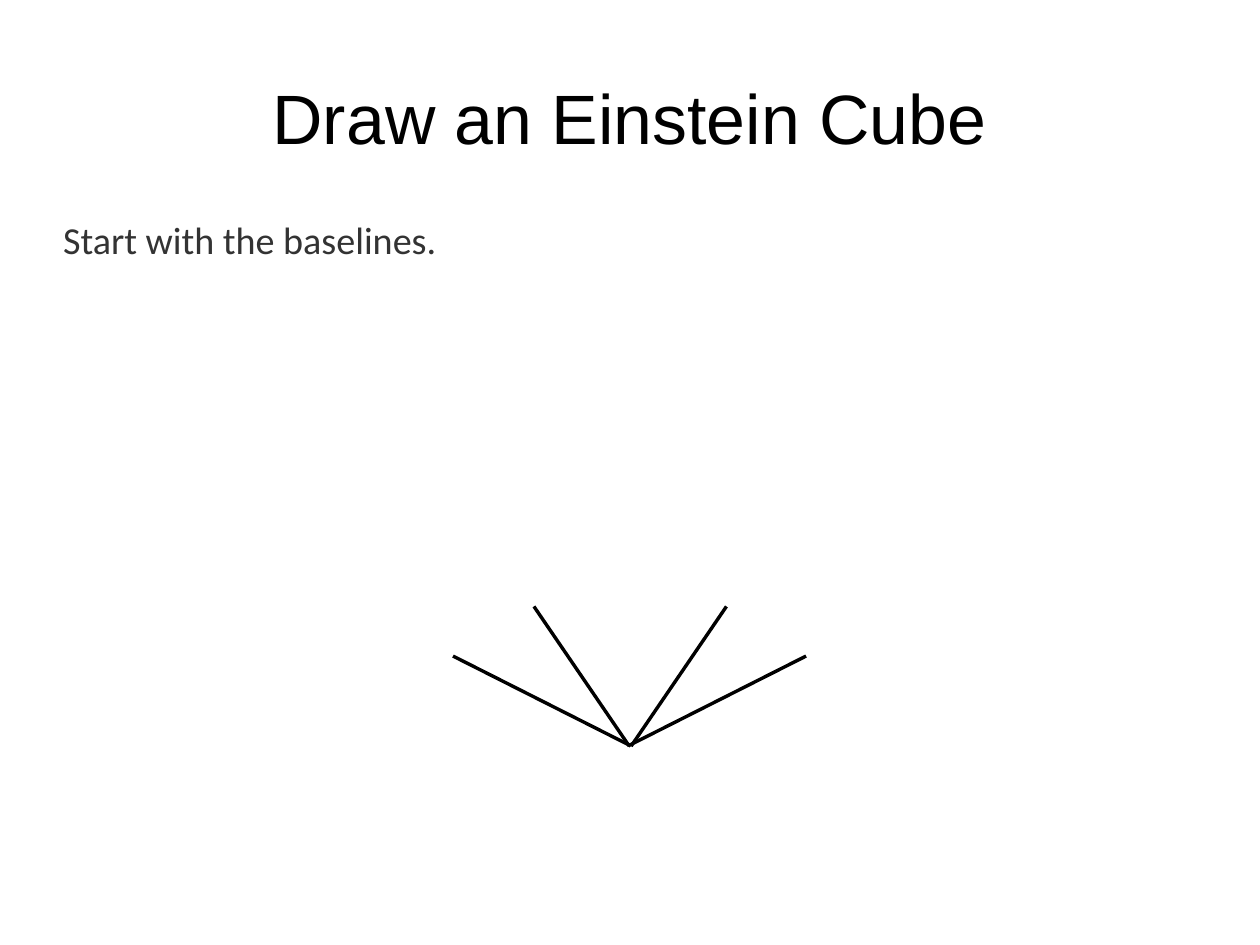
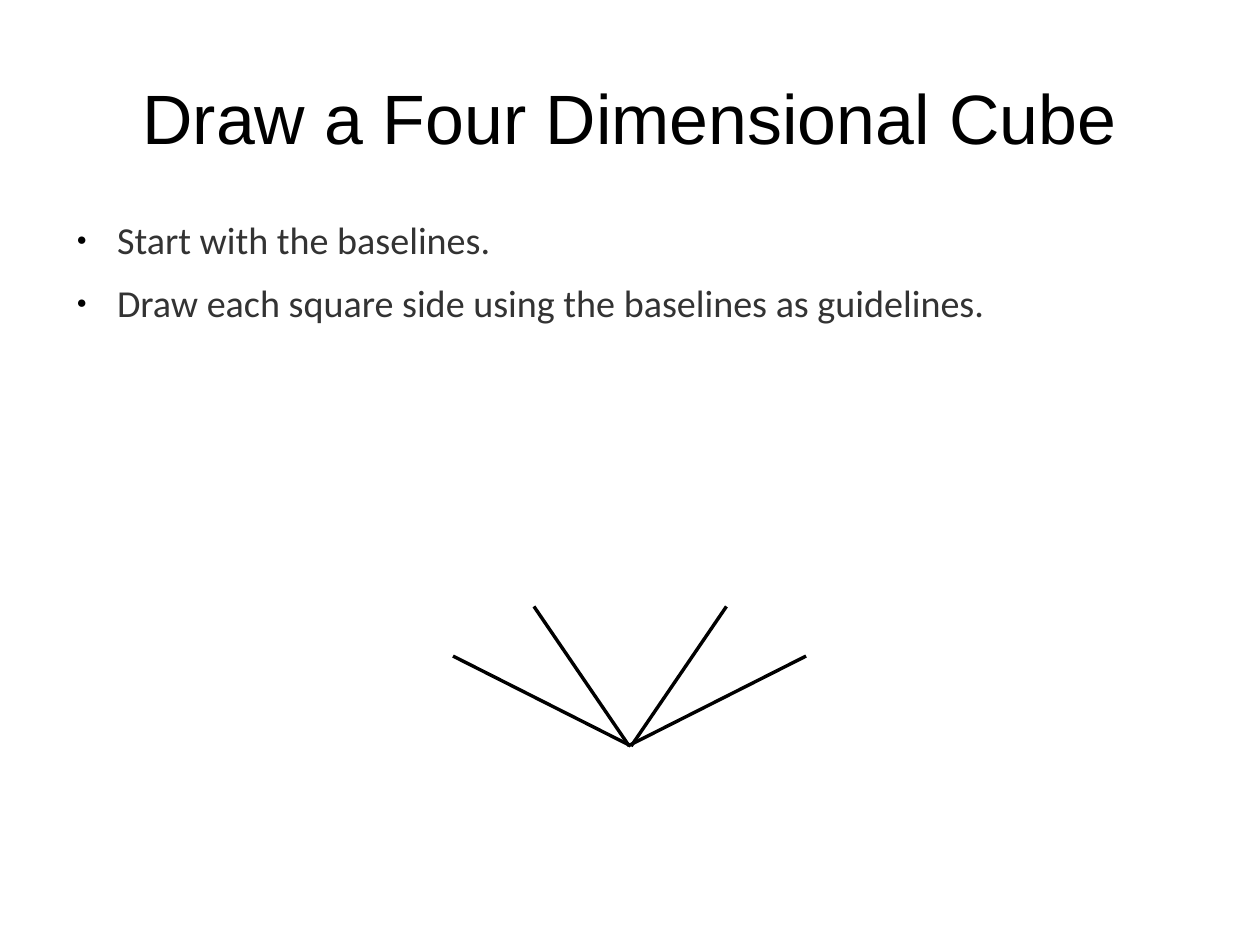
Before and after one commit to tigerfarm/tfpfiles, a slide deck: slide 23 of books/content/cubes/4DrawEinsteinCube1a.odp (slide 14 before the commit). Drawn at 1260x945 pixels with LibreOffice and Linux fonts; fonts in the diff are those of the drawing; background and template pictures are left out. Boxes give left, top, right and bottom in pixels: in the first picture for what was removed or moved away, otherwise in the second. Text is boxed around its words. In the diff, an @@ line names an element or a change of style, - is before the commit and + after.

```diff
--- a/books/content/cubes/4DrawEinsteinCube1a.odp
+++ b/books/content/cubes/4DrawEinsteinCube1a.odp
@@ title at [142, 93, 1116, 145]: text changed @@
-Draw an Einstein Cube
+Draw a Four Dimensional Cube
@@ text at [117, 227, 490, 255]: bullet none to ● @@
@@ text at [117, 290, 983, 324]: paragraph added @@
+● Draw each square side using the baselines as guidelines.
```
Also in this commit, not shown: 8 other slides changed, 32 slides added, 1 other file.
